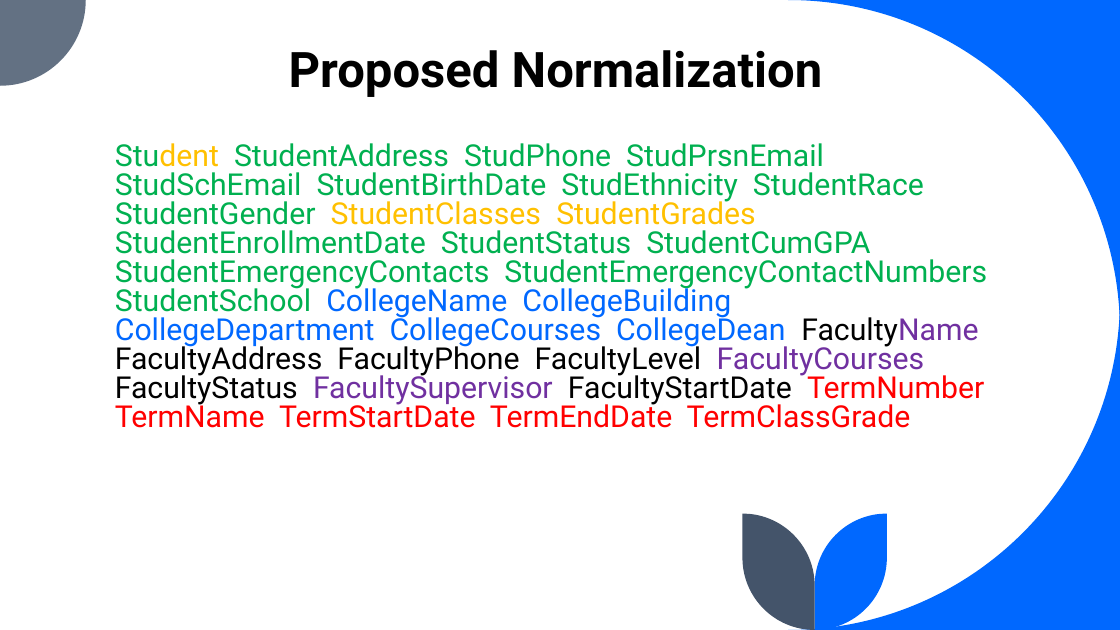
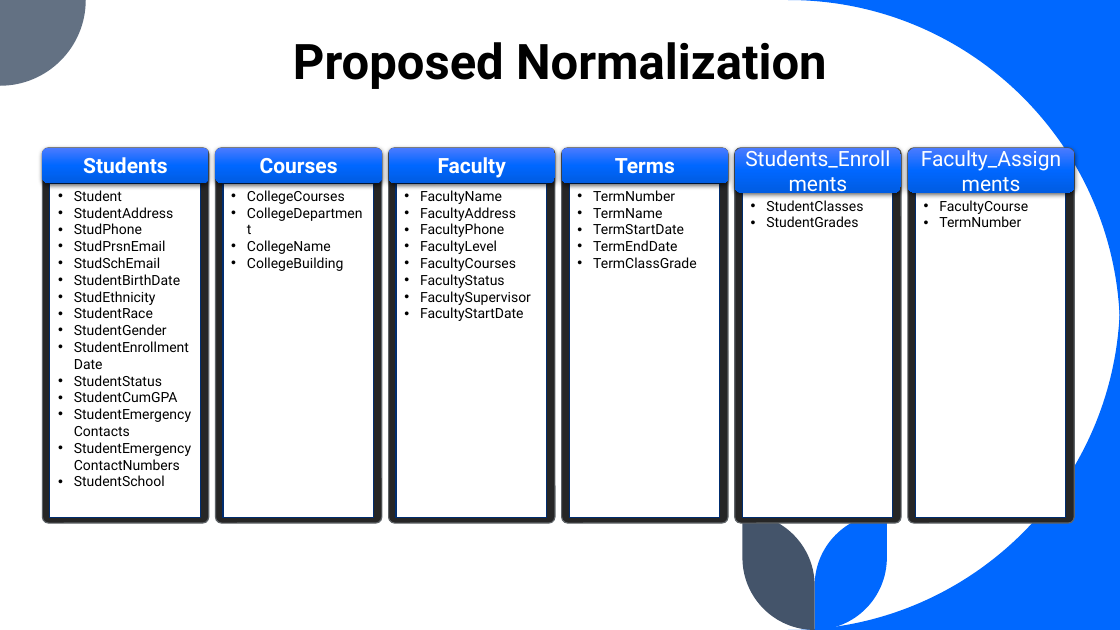
Before and after one commit to shkungulio/Maryville, a slide deck: slide 3 of DSCI-504/Week1/Database_Normalization.pptx. Drawn at 1120x630 pixels with LibreOffice and Linux fonts; fonts in the diff are those of the drawing. Boxes give left, top, right and bottom in pixels: in the first picture for what was removed or moved away, otherwise in the second. Text is boxed around its words. In the diff, an @@ line names an element or a change of style, - is before the commit and + after.

```diff
--- a/DSCI-504/Week1/Database_Normalization.pptx
+++ b/DSCI-504/Week1/Database_Normalization.pptx
@@ title "Proposed Normalization": place and size @@
-title "Proposed Normalization" at <box>289,50,823,97</box>
+title "Proposed Normalization" at <box>293,42,827,89</box>
@@ rounded rectangle added at <box>42,148,208,523</box>, fill #262626, outline #606469 1 pt @@
@@ rounded rectangle added at <box>42,148,208,183</box>, fill gradient #4B7BFF to #0068FF to #005CE3, 18 pt, text #FFFFFF, bold @@
+Students
@@ text removed at <box>115,143,987,428</box> @@
-Student StudentAddress StudPhone StudPrsnEmail StudSchEmail StudentBirthDate StudEthnicity StudentRace StudentGender StudentClasses StudentGrades StudentEnrollmentDate StudentStatus StudentCumGPA StudentEmergencyContacts StudentEmergencyContactNumbers StudentSchool CollegeName CollegeBuilding CollegeDepartment CollegeCourses CollegeDean FacultyName FacultyAddress FacultyPhone FacultyLevel FacultyCourses FacultyStatus FacultySupervisor FacultyStartDate TermNumber TermName TermStartDate TermEndDate TermClassGrade
@@ rounded rectangle added at <box>216,148,382,523</box>, fill #262626, outline #606469 1 pt @@
@@ rounded rectangle added at <box>216,148,382,183</box>, fill gradient #4B7BFF to #0068FF to #005CE3, 18 pt, text #FFFFFF, bold @@
+Courses
@@ rounded rectangle added at <box>389,148,555,523</box>, fill #262626, outline #606469 1 pt @@
@@ rounded rectangle added at <box>389,148,555,183</box>, fill gradient #4B7BFF to #0068FF to #005CE3, 18 pt, text #FFFFFF, bold @@
+Faculty
@@ rounded rectangle added at <box>562,148,728,523</box>, fill #262626, outline #606469 1 pt @@
@@ rounded rectangle added at <box>562,148,728,183</box>, fill gradient #4B7BFF to #0068FF to #005CE3, 18 pt, text #FFFFFF, bold @@
+Terms
@@ rounded rectangle added at <box>735,148,902,523</box>, fill #262626, outline #606469 1 pt @@
@@ rounded rectangle added at <box>735,148,902,193</box>, fill gradient #4B7BFF to #0068FF to #005CE3, 18 pt, text #FFFFFF @@
+Students_Enrollments
@@ rounded rectangle added at <box>908,148,1075,523</box>, fill #262626, outline #606469 1 pt @@
@@ rounded rectangle added at <box>908,148,1075,193</box>, fill gradient #4B7BFF to #0068FF to #005CE3, 18 pt, text #FFFFFF @@
+Faculty_Assignments
@@ rectangle added at <box>50,183,200,518</box>, fill #FFFFFF, outline #002E70 1 pt, 12 pt, text #000000 @@
+• Student
+• StudentAddress
+• StudPhone
+• StudPrsnEmail
+• StudSchEmail
+• StudentBirthDate
+• StudEthnicity
+• StudentRace
+• StudentGender
+• StudentEnrollmentDate
+• StudentStatus
+• StudentCumGPA
+• StudentEmergencyContacts
+• StudentEmergencyContactNumbers
+• StudentSchool
@@ rectangle added at <box>223,183,373,518</box>, fill #FFFFFF, outline #002E70 1 pt, 12 pt, text #000000 @@
+• CollegeCourses
+• CollegeDepartment
+• CollegeName
+• CollegeBuilding
@@ rectangle added at <box>397,183,547,518</box>, fill #FFFFFF, outline #002E70 1 pt, 12 pt, text #000000 @@
+• FacultyName
+• FacultyAddress
+• FacultyPhone
+• FacultyLevel
+• FacultyCourses
+• FacultyStatus
+• FacultySupervisor
+• FacultyStartDate
@@ rectangle added at <box>570,183,720,518</box>, fill #FFFFFF, outline #002E70 1 pt, 12 pt, text #000000 @@
+• TermNumber
+• TermName
+• TermStartDate
+• TermEndDate
+• TermClassGrade
@@ rectangle added at <box>743,193,893,518</box>, fill #FFFFFF, outline #002E70 1 pt, 12 pt, text #000000 @@
+• StudentClasses
+• StudentGrades
@@ rectangle added at <box>916,193,1066,518</box>, fill #FFFFFF, outline #002E70 1 pt, 12 pt, text #000000 @@
+• FacultyCourse
+• TermNumber
```
Also in this commit, not shown: 3 other slides changed, 1 slide added, 1 slide removed, 10 other files.
